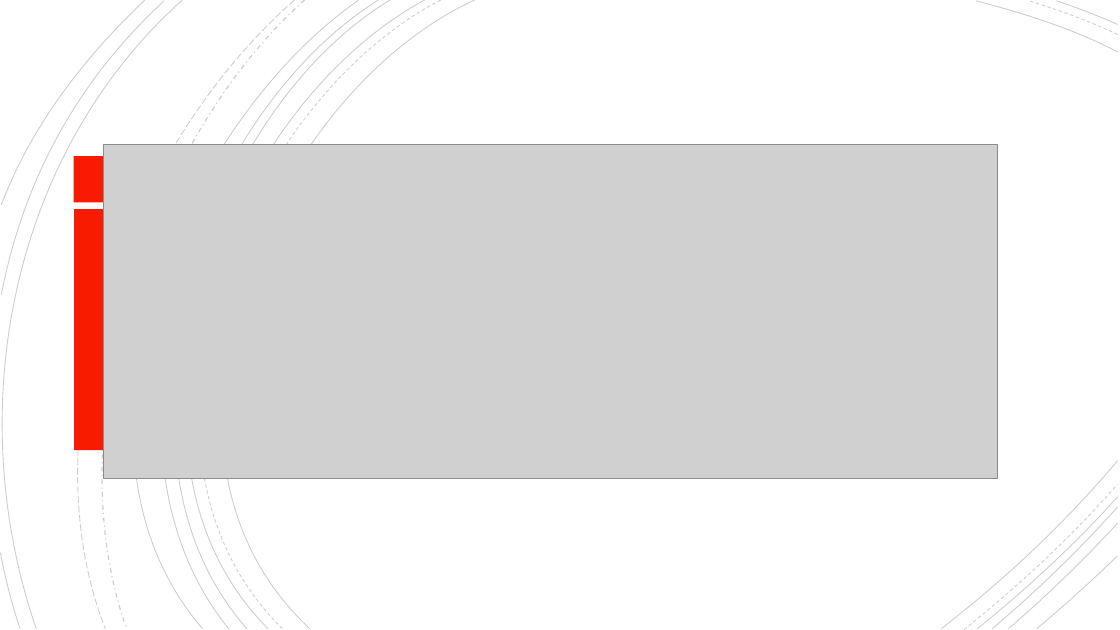
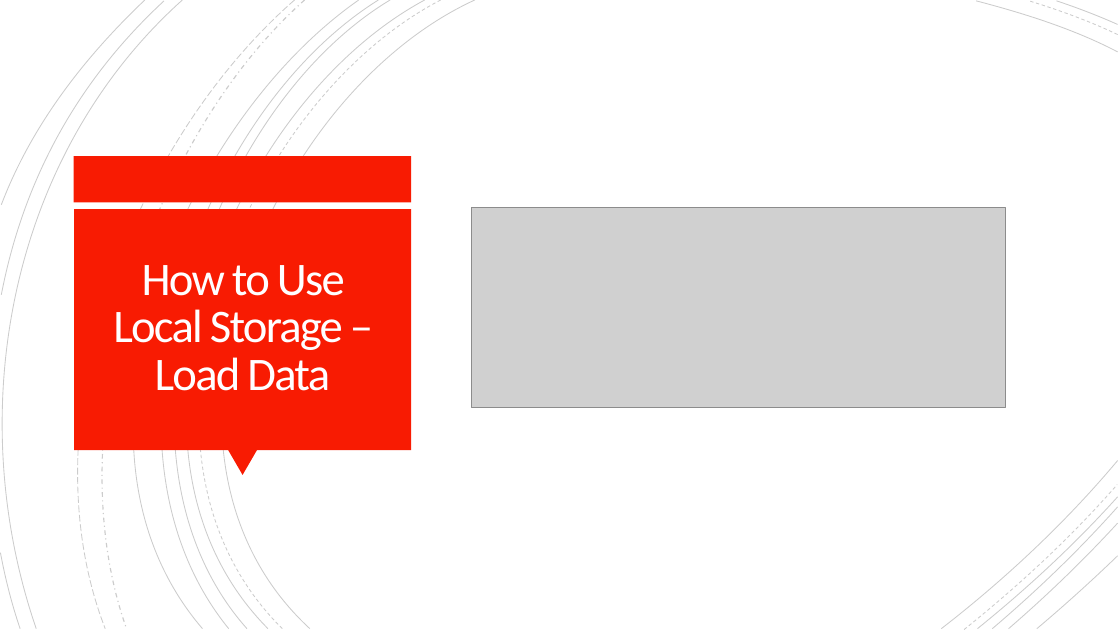
Before and after one commit to rdockstader/BYUI-CS, a slide deck: slide 5 of CIT261/05 Local Storage/Local Storage.pptx. Drawn at 1120x630 pixels with LibreOffice and Linux fonts; fonts in the diff are those of the drawing; grey boxes stand for pictures. Boxes give left, top, right and bottom in pixels: in the first picture for what was removed or moved away, otherwise in the second. Text is boxed around its words. In the diff, an @@ line names an element or a change of style, - is before the commit and + after.

Commit message:
change img placement on local storage slides

```diff
--- a/CIT261/05 Local Storage/Local Storage.pptx
+++ b/CIT261/05 Local Storage/Local Storage.pptx
@@ picture: place and size @@
-picture at (103,145,997,479)
+picture at (471,208,1005,408)
@@ title added at (113,265,345,391), 40 pt, text #FFFEFF @@
+How to Use Local Storage – Load Data
@@ triangle added at (228,450,257,476), fill #F81B02 @@
```
Also in this commit, not shown: 1 other slide changed.
